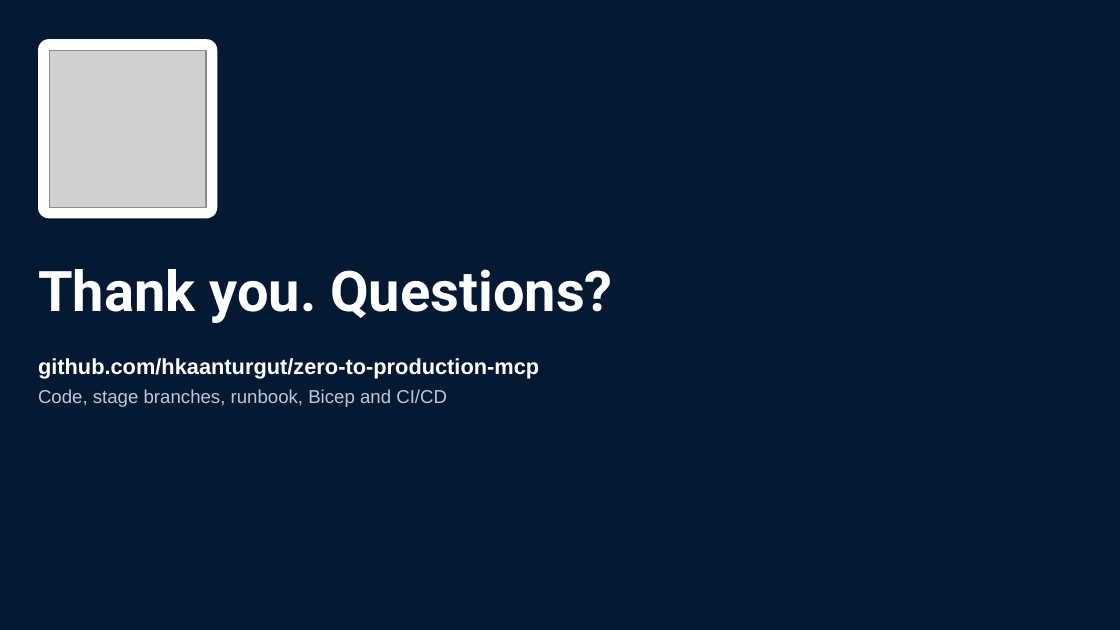
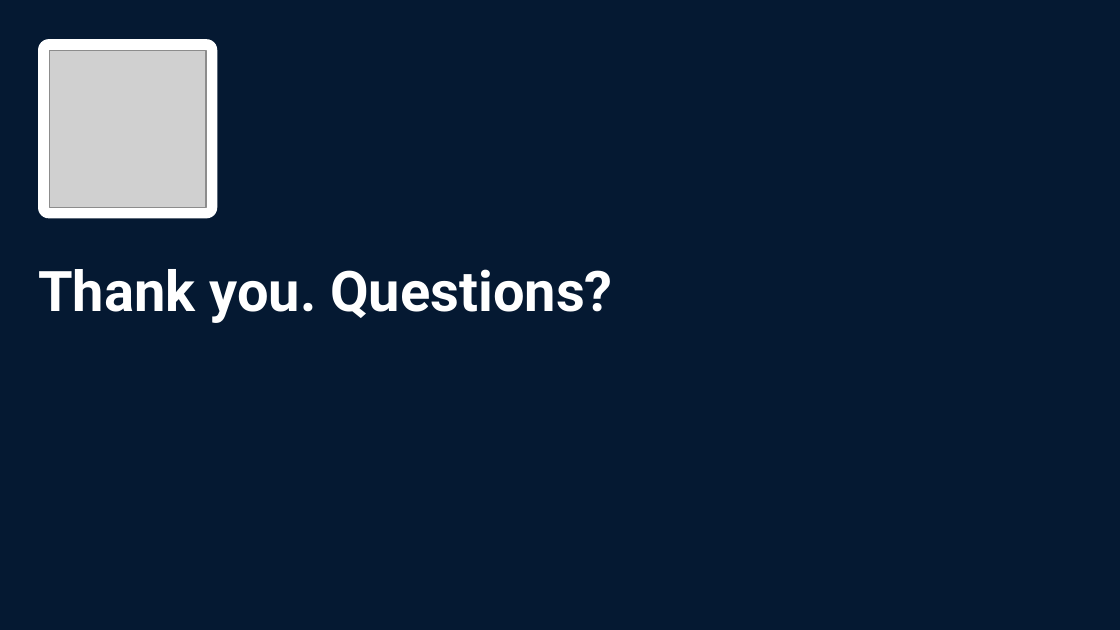
Before and after one commit to hkaanturgut/zero-to-production-mcp, a slide deck: slide 17 of docs/MCP-DevSummit-Toronto-Kaan-Turgut.pptx. Drawn at 1120x630 pixels with LibreOffice and Linux fonts; fonts in the diff are those of the drawing; grey boxes stand for pictures; background and template pictures are left out. Boxes give left, top, right and bottom in pixels: in the first picture for what was removed or moved away, otherwise in the second. Text is boxed around its words. In the diff, an @@ line names an element or a change of style, - is before the commit and + after.

```diff
--- a/docs/MCP-DevSummit-Toronto-Kaan-Turgut.pptx
+++ b/docs/MCP-DevSummit-Toronto-Kaan-Turgut.pptx
@@ text removed at box(38, 358, 539, 407) @@
-github.com/hkaanturgut/zero-to-production-mcp
-Code, stage branches, runbook, Bicep and CI/CD
```
Also in this commit, not shown: 1 slide removed, 1 other file.
